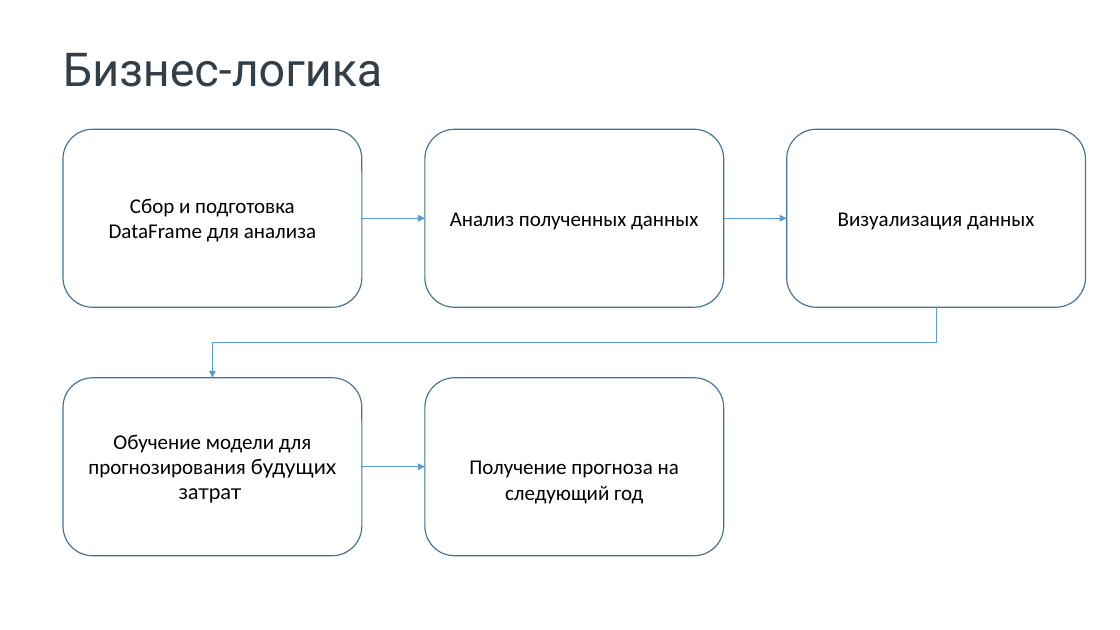
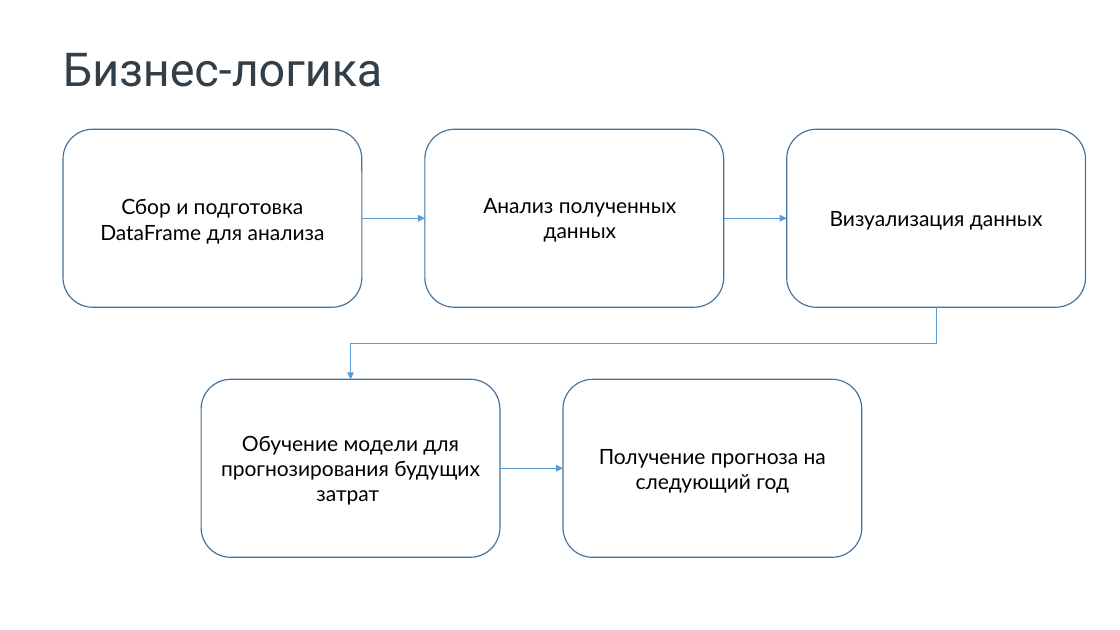
Before and after one commit to temasty/Project, a slide deck: slide 4 of Молодык_А_А.pptx. Drawn at 1120x630 pixels with LibreOffice and Linux fonts; fonts in the diff are those of the drawing; background and template pictures are left out. Boxes give left, top, right and bottom in pixels: in the first picture for what was removed or moved away, otherwise in the second. Text is boxed around its words. In the diff, an @@ line names an element or a change of style, - is before the commit and + after.

```diff
--- a/Молодык_А_А.pptx
+++ b/Молодык_А_А.pptx
@@ text "Анализ полученных данных": place and size @@
-text "Анализ полученных данных" at [450, 212, 698, 230]
+text "Анализ полученных данных" at [483, 198, 677, 242]
@@ elbow arrow moved from (936, 308) - (213, 378) to (936, 308) - (350, 380) @@
@@ 2 rounded rectangles, 1 text, 1 arrow: place and size @@
-2 rounded rectangles, 1 text, 1 arrow at [63, 378, 724, 556]
+2 rounded rectangles, 1 text, 1 arrow at [201, 380, 862, 558]
@@ text "Обучение модели для прогнозирования будущих ..." at [221, 435, 480, 505]: font Calibri to Lato in "Обучение модели для прогнозирования" @@
@@ font Calibri to Lato in 4 elements at [830, 211, 1043, 230], [100, 198, 325, 244], [483, 198, 677, 242], [599, 449, 826, 493] @@
@@ text "Получение прогноза на следующий год": place and size @@
-text "Получение прогноза на следующий год" at [469, 460, 679, 504]
+text "Получение прогноза на следующий год" at [599, 449, 826, 493]
```
Also in this commit, not shown: 5 other slides changed, 4 slides added, 2 slides removed.
